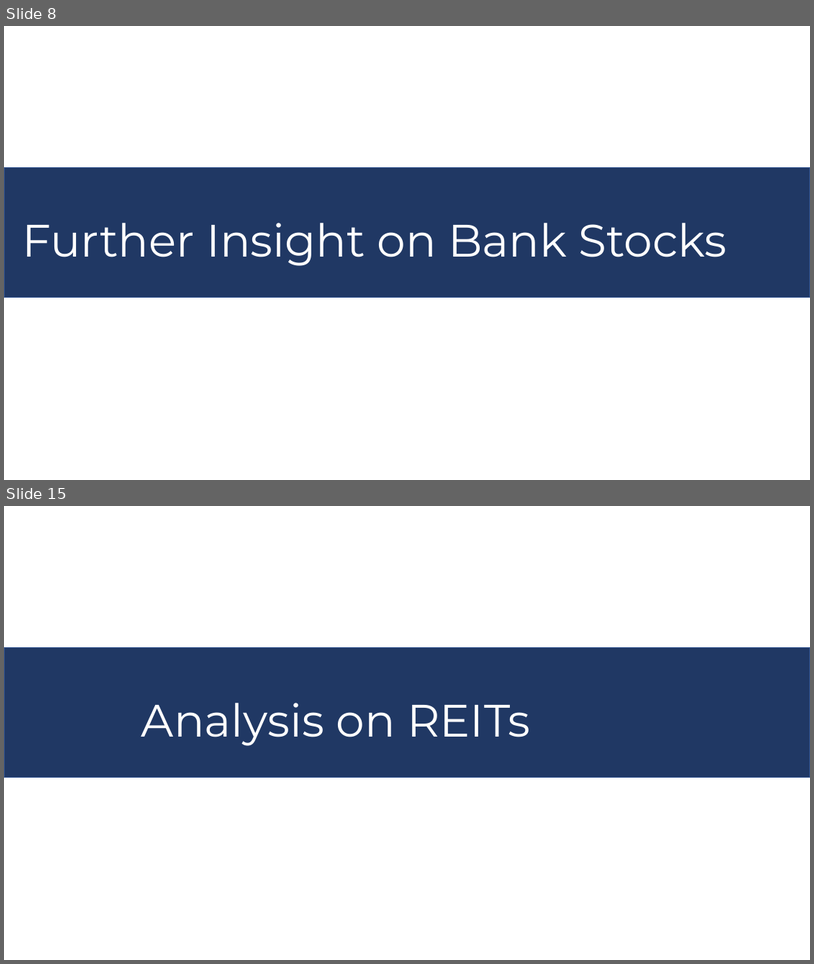
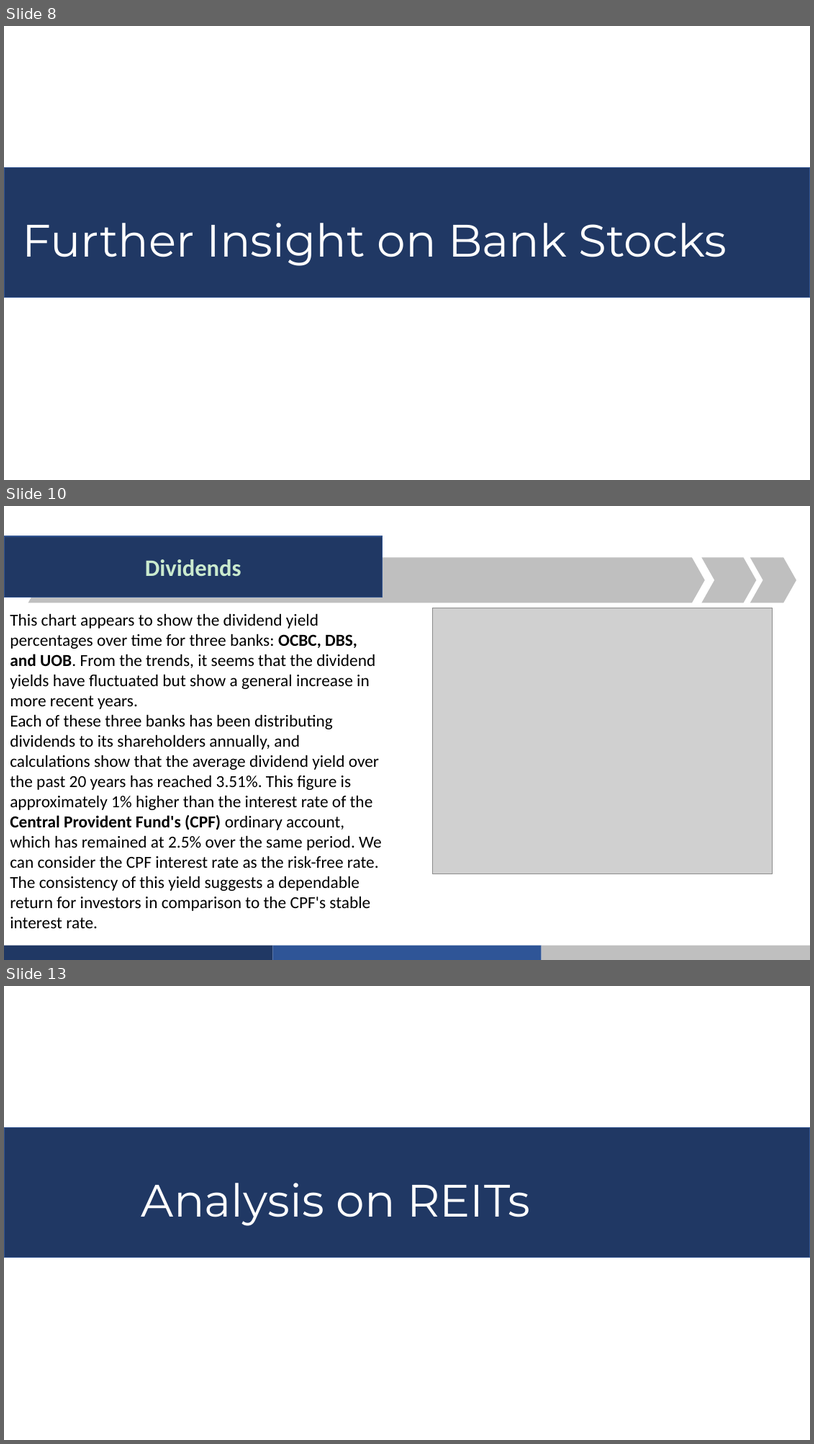
Before and after one commit to Wuvist/sgx3000, a slide deck: Group 2 Presentation.pptx. Shown one above the other, each under a label of ours: slides 8 and 15 before the commit, slides 8, 10 and 13 after it; the slides between them are not shown. The pictures are 814x964 and 814x1444 pixels, drawn with LibreOffice and Linux fonts; fonts in the diff are those of the drawing; grey boxes stand for pictures. Boxes give left, top, right and bottom in pixels: in the first picture for what was removed or moved away, otherwise in the second. Text is boxed around its words. In the diff, an @@ line names an element or a change of style, - is before the commit and + after.

```diff
--- a/Group 2 Presentation.pptx
+++ b/Group 2 Presentation.pptx
@@ slide 10 added at <box>4,506,810,960</box>, background #CAEACE @@
@@ rectangle added at <box>4,536,383,597</box>, fill #203864, outline #325491 1 pt, 28 pt, text #CAEACE, bold @@
+Dividends
@@ chevron added at <box>28,557,705,602</box>, fill #7CCB86 @@
@@ chevron added at <box>702,557,756,602</box>, fill #7CCB86 @@
@@ chevron added at <box>751,557,797,602</box>, fill #7CCB86 @@
@@ text added at <box>10,613,382,928</box>, 20 pt, text #000000 @@
+This chart appears to show the dividend yield percentages over time for three banks: OCBC, DBS, and UOB. From the trends, it seems that the dividend yields have fluctuated but show a general increase in more recent years.
+Each of these three banks has been distributing dividends to its shareholders annually, and calculations show that the average dividend yield over the past 20 years has reached 3.51%. This figure is approximately 1% higher than the interest rate of the Central Provident Fund's (CPF) ordinary account, which has remained at 2.5% over the same period. We can consider the CPF interest rate as the risk-free rate. The consistency of this yield suggests a dependable return for investors in comparison to the CPF's stable interest rate.
@@ picture added at <box>433,608,773,874</box> @@
@@ freeform shape added at <box>4,945,273,960</box>, fill #203864 @@
@@ freeform shape added at <box>273,945,541,960</box>, fill #2F5597 @@
@@ freeform shape added at <box>542,945,810,960</box>, fill #7CCB86 @@
@@ what was slide 15 is now slide 13 @@
```
Also in this commit, not shown: 2 slides changed, 17 other slides added, 15 slides removed.
